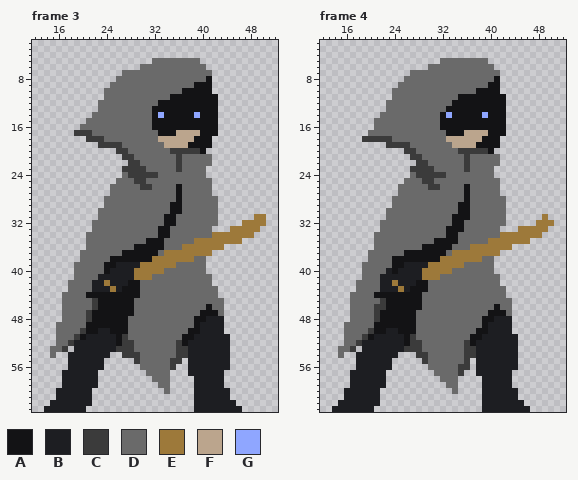
Edited in one commit: pixel-art file (Wizard Slash/Assets/Sprites/Wiz/wiz_idleCombat.aseprite). That is the earlier state.
64x64 pixels, 5 frames. Shown: frame 3: x 12..52, y 2..63; frame 4: x 12..52, y 2..63. The commit also changed other frames, which this record leaves out.
Visible layers, top first: "Layer 1", "Body".
Palette (. is transparent): A #131315  B #1d1e22  C #3b3b3b  D #6a6a6a  E #9d793a  F #bba58d  G #8fa6ff
Pixels before, frame 3 (only the part around the change), first column x 12:
45 .....DDDDDCAAAAAADDDDDDDDDDDDDDD.........
46 .....DDDDDCAAAAAADDDDDDDDDDDDADD.........
47 .....DDDDCAAAAAAADDDDDDDDDDDAAAD.........
48 .....DDDDCAAAAAADDDDDDDDDDDAABBB.........
49 ....DDDDDAAAAAAADDDDDDDDDDDABBBB.........
50 ....DDDDCAABBAAADDDDDDDDDDAABBBB.........
51 ....DDDCABBBBBACDDDDDDDDDAABBBBBB........
52 ....DDCBBBBBBBACCDDDDDDDCABBBBBBB........
53 ...DDC.BBBBBBBCCCDDDDDDDCCBBBBBBB........
54 ...D..BBBBBBB..CCCDDDDDDCCBBBBBBB........
55 ......BBBBBB.....CDDDDDCC.BBBBBBB........
56 ......BBBBBB......DDDDDC..BBBBBBB........
57 .....BBBBBB........DDDD...BBBBBB.........
58 .....BBBBBB.........DDD....BBBBB.........
59 .....BBBBBB..........DD....BBBBB.........
60 ....BBBBBB............D....BBBBBB........
61 ....BBBBBB.................BBBBBB........
62 ...BBBBBBB.................BBBBBBB.......
63 ..BBBBBBB..................BBBBBBBB......
Pixels before, frame 4 (only the part around the change), first column x 12:
20 ..............CCDDDDDDDCCCCCA............
21 ...............CCDDDDDDDCDDDDD...........
22 ................CCDDDDDDCDDDDD...........
23 ...............CCCCDDDDDCDDDD............
24 ...............DCCCCCDDDDDDDD............
25 ..............DDDCCDDDDDDDDDDD...........
26 .............DDDDDCCDDDDADDDDD...........
27 .............DDDDDDDDDDDADDDDD...........
28 ............DDDDDDDDDDDDADDDDDD..........
29 ............DDDDDDDDDDDAADDDDDD..........
30 ...........DDDDDDDDDDDDAADDDDDD..........
31 ...........DDDDDDDDDDDAAADDDDDD......E...
32 ..........DDDDDDDDDDDDAADDDDDDD.....EEE..
33 ..........DDDDDDDDDDDAAADDDDDD...EEEEE...
34 .........DDDDDDDDDDDDAADDDDDDDEEEEEEE....
35 .........DDDDDDDDDDAAAADDDDDEEEEEEE......
36 .........DDDDDDDDAAAAADDDEEEEEEE.........
37 ........DDDDDDAAAAAAADEEEEEEEE...........
38 ........DDDDAAAAAAAAEEEEEEEDD............
39 .......DDDDDAABBBBEEEEEEDDDDD............
40 .......DDDDBABBBBEEEEEDDDDDDD............
41 .......DDDBBBBBBBEEEDDDDDDDDDD...........
42 ......DDDDBBEBBBAADDDDDDDDDDDD...........
43 ......DDDDBBBEBAAADDDDDDDDDDDDD..........
44 .....DDDDAAAAAAAADDDDDDDDDDDDDD..........
45 .....DDDDDCAAAAAADDDDDDDDDDDDDDD.........
46 .....DDDDCCAAAAAADDDDDDDDDDDDADD.........
47 .....DDDDCAAAAAADDDDDDDDDDDDAAAD.........
48 .....DDDDCAAAAAADDDDDDDDDDDAABBB.........
49 ....DDDDDAAAAAAADDDDDDDDDDDABBBB.........
50 ....DDDDCAABBAAADDDDDDDDDDAABBBB.........
51 ....DDDCABBBBBACDDDDDDDDDAABBBBBB........
52 ....DDCBBBBBBBACCDDDDDDDCABBBBBBB........
53 ...DDC.BBBBBBBCCCDDDDDDDCCBBBBBBB........
54 ...D..BBBBBBB...CCDDDDDDCCBBBBBBB........
55 ......BBBBBB.....CDDDDDDC.BBBBBBB........
56 ......BBBBBB......DDDDDCC.BBBBBBB........
57 .....BBBBBB........DDDDC..BBBBBB.........
58 .....BBBBBB.........DDD....BBBBB.........
59 .....BBBBBB..........DD....BBBBB.........
60 ....BBBBBB............D....BBBBBB........
61 ....BBBBBB.................BBBBBB........
62 ...BBBBBBB.................BBBBBBB.......
63 ..BBBBBBB..................BBBBBBBB......
After:
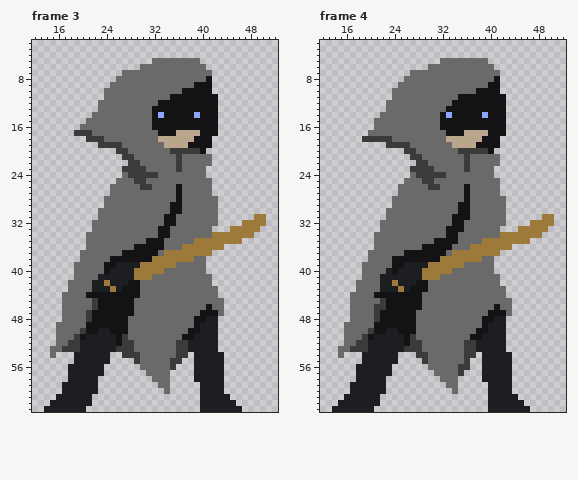
Changes in this commit:
{"where": "frame 3, layer \"Body\""}
{"frame":3,"y":48,"x":43,"old":"B","new":"."}
{"frame":3,"y":49,"x":43,"old":"B","new":"."}
{"frame":3,"y":50,"x":43,"old":"B","new":"."}
{"frame":3,"y":51,"x":43,"old":"BB","new":".."}
{"frame":3,"y":52,"x":19,"old":"B","new":"C"}
{"frame":3,"y":52,"x":37,"old":"A","new":"C"}
{"frame":3,"y":52,"x":43,"old":"BB","new":".."}
{"frame":3,"y":53,"x":18,"old":".B","new":"CC"}
{"frame":3,"y":53,"x":43,"old":"BB","new":".."}
{"frame":3,"y":54,"x":18,"old":"B","new":"."}
{"frame":3,"y":54,"x":38,"old":"B","new":"."}
{"frame":3,"y":54,"x":44,"old":"B","new":"."}
{"frame":3,"y":55,"x":18,"old":"B","new":"."}
{"frame":3,"y":55,"x":24,"old":".","new":"B"}
{"frame":3,"y":55,"x":38,"old":"B","new":"."}
{"frame":3,"y":55,"x":44,"old":"B","new":"."}
{"frame":3,"y":56,"x":38,"old":"B","new":"."}
{"frame":3,"y":56,"x":44,"old":"B","new":"."}
{"frame":3,"y":57,"x":17,"old":"B","new":"."}
{"frame":3,"y":57,"x":23,"old":".","new":"B"}
{"frame":3,"y":57,"x":38,"old":"B","new":"."}
{"frame":3,"y":58,"x":17,"old":"B","new":"."}
{"frame":3,"y":59,"x":39,"old":"B","new":"."}
{"frame":3,"y":60,"x":16,"old":"B","new":"."}
{"frame":3,"y":60,"x":22,"old":".","new":"B"}
{"frame":3,"y":60,"x":39,"old":"B","new":"."}
{"frame":3,"y":60,"x":44,"old":"B","new":"."}
{"frame":3,"y":61,"x":39,"old":"B","new":"."}
{"frame":3,"y":62,"x":39,"old":"B","new":"."}
{"frame":3,"y":63,"x":39,"old":"B","new":"."}
{"where": "frame 4, layers \"Layer 1\", \"Body\""}
{"frame":4,"y":31,"x":50,"old":".","new":"E"}
{"frame":4,"y":32,"x":47,"old":".","new":"E"}
{"frame":4,"y":35,"x":39,"old":"D","new":"E"}
{"frame":4,"y":48,"x":43,"old":"B","new":"."}
{"frame":4,"y":49,"x":43,"old":"B","new":"."}
{"frame":4,"y":50,"x":43,"old":"B","new":"."}
{"frame":4,"y":51,"x":43,"old":"BB","new":".."}
{"frame":4,"y":52,"x":19,"old":"B","new":"C"}
{"frame":4,"y":52,"x":37,"old":"A","new":"C"}
{"frame":4,"y":52,"x":43,"old":"BB","new":".."}
{"frame":4,"y":53,"x":18,"old":".B","new":"CC"}
{"frame":4,"y":53,"x":43,"old":"BB","new":".."}
{"frame":4,"y":54,"x":18,"old":"B","new":"."}
{"frame":4,"y":54,"x":38,"old":"B","new":"."}
{"frame":4,"y":54,"x":44,"old":"B","new":"."}
{"frame":4,"y":55,"x":18,"old":"B","new":"."}
{"frame":4,"y":55,"x":24,"old":".","new":"B"}
{"frame":4,"y":55,"x":38,"old":"B","new":"."}
{"frame":4,"y":55,"x":44,"old":"B","new":"."}
{"frame":4,"y":56,"x":38,"old":"B","new":"."}
{"frame":4,"y":56,"x":44,"old":"B","new":"."}
{"frame":4,"y":57,"x":17,"old":"B","new":"."}
{"frame":4,"y":57,"x":23,"old":".","new":"B"}
{"frame":4,"y":57,"x":38,"old":"B","new":"."}
{"frame":4,"y":58,"x":17,"old":"B","new":"."}
{"frame":4,"y":59,"x":39,"old":"B","new":"."}
{"frame":4,"y":60,"x":16,"old":"B","new":"."}
{"frame":4,"y":60,"x":22,"old":".","new":"B"}
{"frame":4,"y":60,"x":39,"old":"B","new":"."}
{"frame":4,"y":60,"x":44,"old":"B","new":"."}
{"frame":4,"y":61,"x":39,"old":"B","new":"."}
{"frame":4,"y":62,"x":39,"old":"B","new":"."}
{"frame":4,"y":63,"x":39,"old":"B","new":"."}
{"label":"changed","picture_box":[182,316,230,412]}
{"label":"changed","picture_box":[56,340,110,394]}
{"label":"added","picture_box":[530,214,554,226]}
{"label":"changed","picture_box":[482,238,488,244]}
{"label":"changed","picture_box":[470,316,518,412]}
{"label":"changed","picture_box":[344,340,398,394]}
